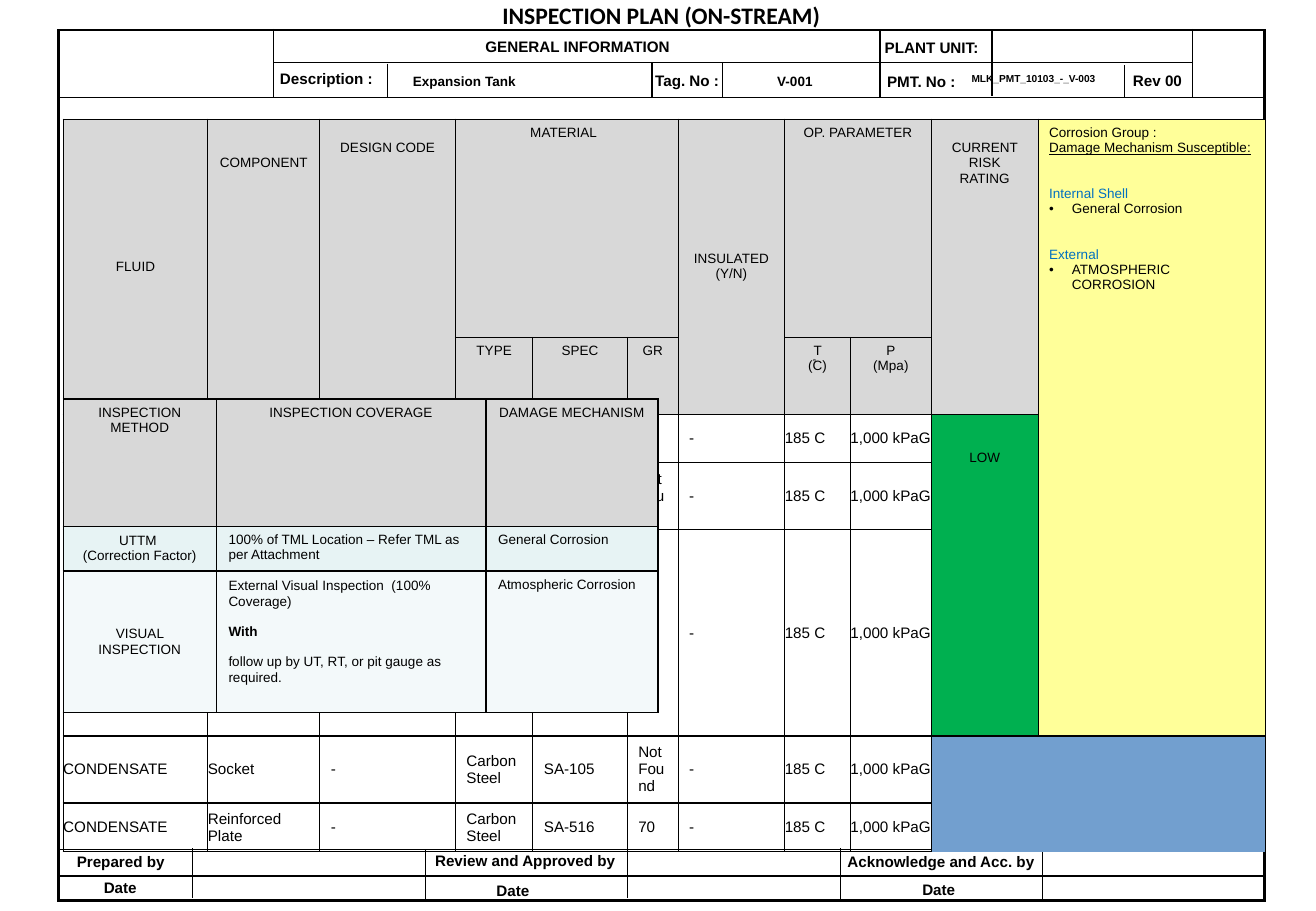
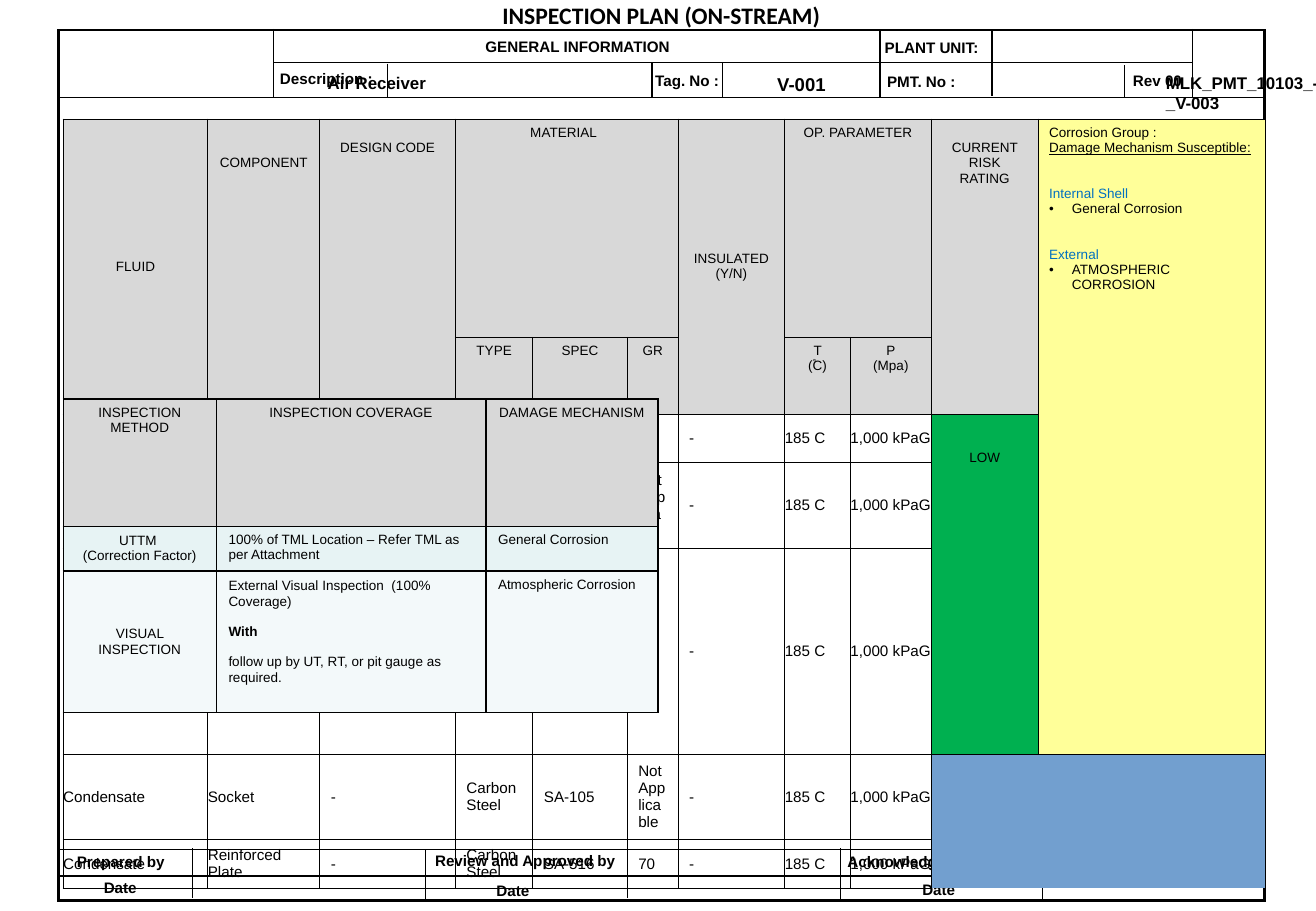
Before and after one commit to AMIRULHAFIZI/IPetro_Workshop_2, a slide deck: slide 1 of outputs/Inspection_Plan_MLK_PMT_10103_-_V-003.pptx. Drawn at 1316x911 pixels with LibreOffice and Linux fonts; fonts in the diff are those of the drawing; background and template pictures are left out. Boxes give left, top, right and bottom in pixels: in the first picture for what was removed or moved away, otherwise in the second. Text is boxed around its words. In the diff, an @@ line names an element or a change of style, - is before the commit and + after.

```diff
--- a/outputs/Inspection_Plan_MLK_PMT_10103_-_V-003.pptx
+++ b/outputs/Inspection_Plan_MLK_PMT_10103_-_V-003.pptx
@@ text at <box>328,75,426,93</box>: text changed; size 8 to 10 pt @@
-Expansion Tank
+Air Receiver
@@ text "V-001" at <box>777,78,826,92</box>: size 8 to 11 pt @@
@@ text "MLK_PMT_10103_-_V-003": place and size @@
-text "MLK_PMT_10103_-_V-003" at <box>972,75,1096,85</box>
+text "MLK_PMT_10103_-_V-003" at <box>1166,75,1316,111</box>
@@ text "MLK_PMT_10103_-_V-003" at <box>1166,75,1316,111</box>: size 6 to 10 pt @@
@@ table at <box>63,119,1267,881</box> @@
-row 3, column 1: CONDENSATE
+row 3, column 1: Condensate
-row 4, column 1: CONDENSATE
+row 4, column 1: Condensate
-row 4, column 6: Not Found
+row 4, column 6: Not Applicable
-row 5, column 1: CONDENSATE
+row 5, column 1: Condensate
-row 6, column 1: CONDENSATE
+row 6, column 1: Condensate
-row 6, column 6: Not Found
+row 6, column 6: Not Applicable
-row 7, column 1: CONDENSATE
+row 7, column 1: Condensate
```
Also in this commit, not shown: 3 slides added, 6 other files.
